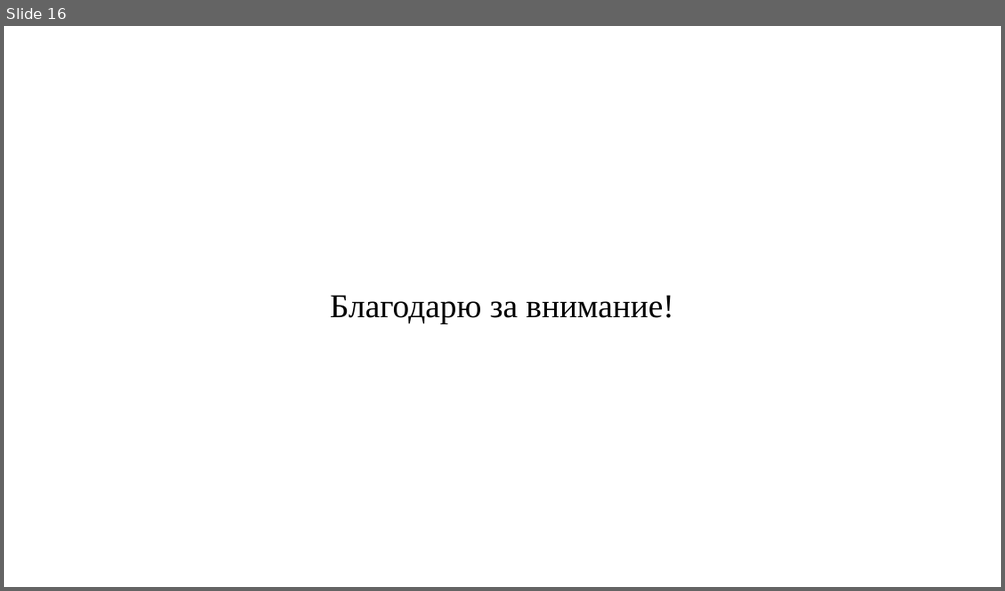
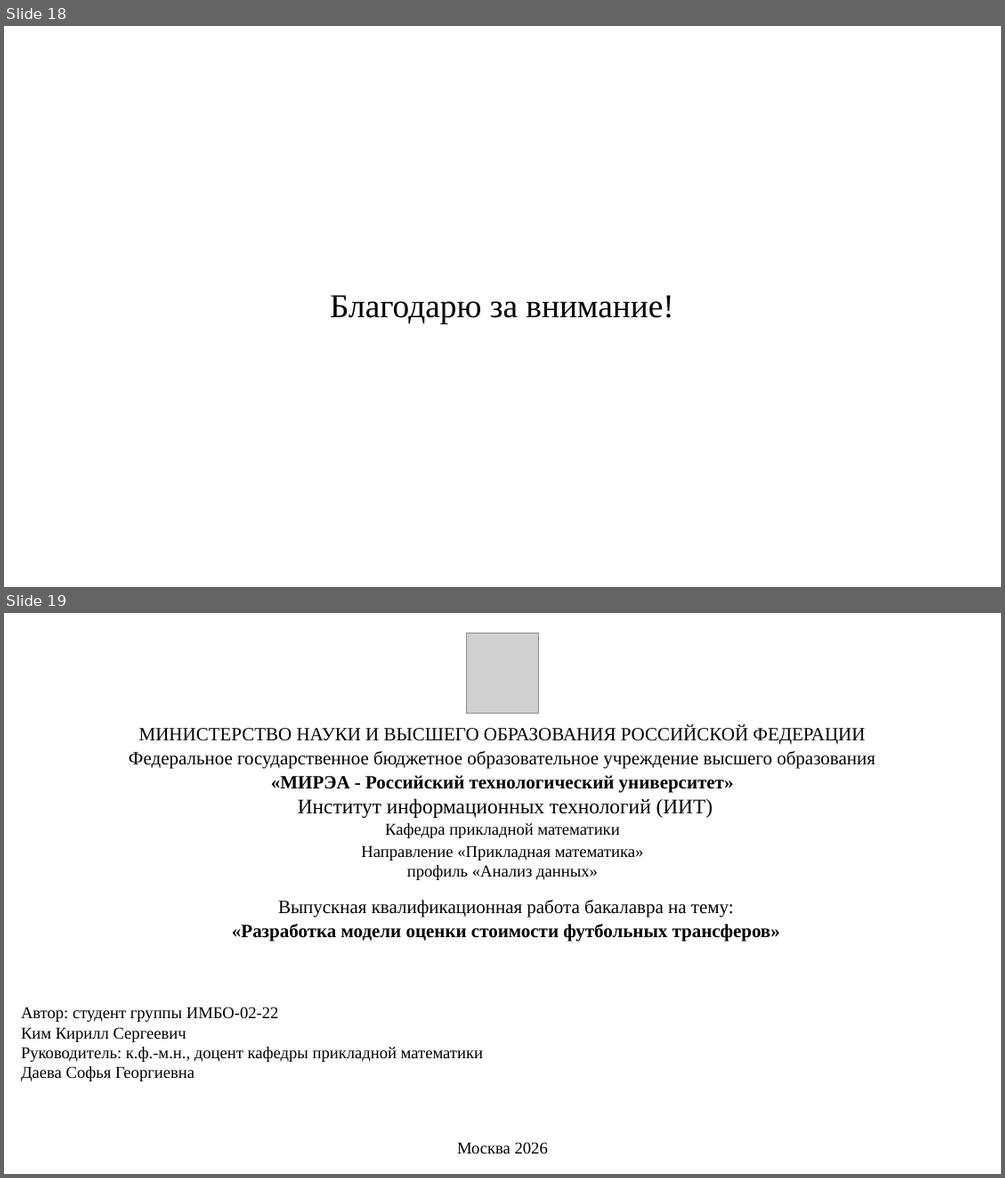
Before and after one commit to Kirill010/RTU-MIREA, a slide deck: 4 курс/8 семестр/Преддипломная практика/010304_22И1429_Ким_КС_презентация_предзащита.pptx. Shown one above the other, each under a label of ours: slide 16 before the commit, slides 18 and 19 after it. The pictures are 1005x591 and 1005x1178 pixels, drawn with LibreOffice and Linux fonts; fonts in the diff are those of the drawing; grey boxes stand for pictures. Boxes give left, top, right and bottom in pixels: in the first picture for what was removed or moved away, otherwise in the second. Text is boxed around its words. In the diff, an @@ line names an element or a change of style, - is before the commit and + after.

```diff
--- a/4 курс/8 семестр/Преддипломная практика/010304_22И1429_Ким_КС_презентация_предзащита.pptx
+++ b/4 курс/8 семестр/Преддипломная практика/010304_22И1429_Ким_КС_презентация_предзащита.pptx
@@ slide 19 added at (x1=4, y1=613, x2=1001, y2=1174), background #FFFFFF @@
@@ picture added at (x1=466, y1=633, x2=539, y2=713) @@
@@ text added at (x1=129, y1=726, x2=875, y2=793), 18 pt, text #000000 @@
+МИНИСТЕРСТВО НАУКИ И ВЫСШЕГО ОБРАЗОВАНИЯ РОССИЙСКОЙ ФЕДЕРАЦИИ
+Федеральное государственное бюджетное образовательное учреждение высшего образования
+«МИРЭА - Российский технологический университет»
@@ text added at (x1=298, y1=798, x2=713, y2=838), 20 pt, text #000000 @@
+Институт информационных технологий (ИИТ)
+Кафедра прикладной математики
@@ text added at (x1=361, y1=845, x2=644, y2=880), 16 pt, text #000000 @@
+Направление «Прикладная математика»
+профиль «Анализ данных»
@@ text added at (x1=232, y1=900, x2=780, y2=941), 18 pt, text #000000, bold @@
+Выпускная квалификационная работа бакалавра на тему:
+«Разработка модели оценки стоимости футбольных трансферов»
@@ text added at (x1=21, y1=1006, x2=483, y2=1081), 16 pt, text #000000 @@
+Автор: студент группы ИМБО-02-22
+Ким Кирилл Сергеевич
+Руководитель: к.ф.-м.н., доцент кафедры прикладной математики
+Даева Софья Георгиевна
@@ text added at (x1=457, y1=1142, x2=548, y2=1154), 16 pt, text #000000 @@
+Москва 2026
@@ what was slide 16 is now slide 18 @@
```
Also in this commit, not shown: 8 slides changed, 2 other slides added, 6 other files.
